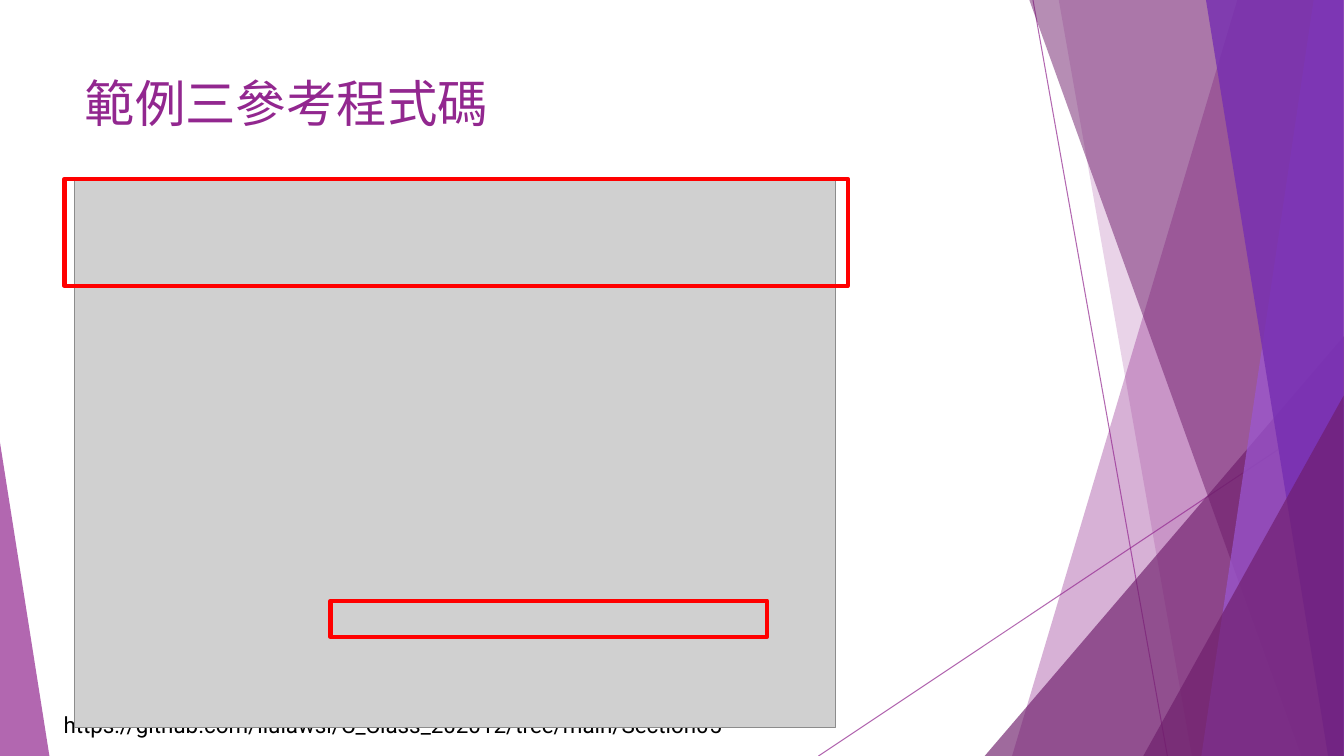
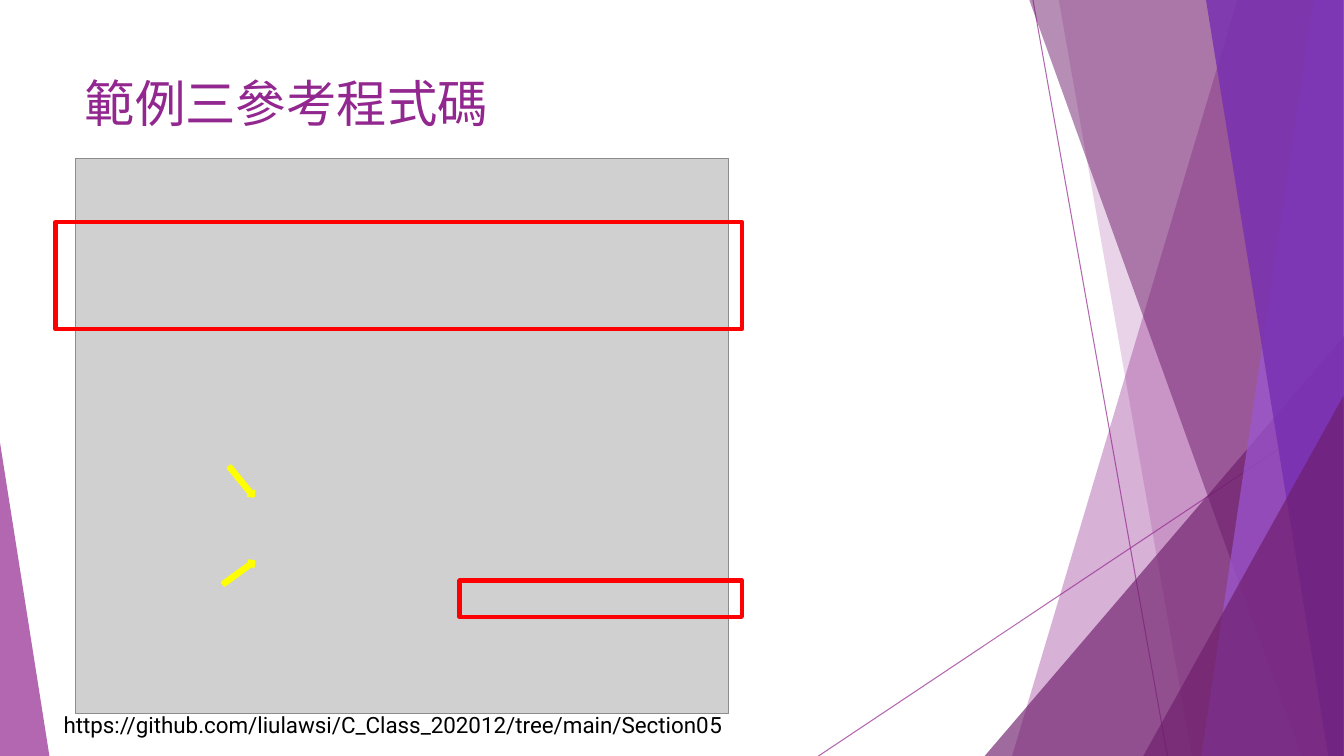
Before and after one commit to liulawsi/My_PPTs, a slide deck: slide 20 of CHING JIAN/C_Class/05函式一定要會的啦.pptx. Drawn at 1344x756 pixels with LibreOffice and Linux fonts; fonts in the diff are those of the drawing; grey boxes stand for pictures. Boxes give left, top, right and bottom in pixels: in the first picture for what was removed or moved away, otherwise in the second. Text is boxed around its words. In the diff, an @@ line names an element or a change of style, - is before the commit and + after.

```diff
--- a/CHING JIAN/C_Class/05函式一定要會的啦.pptx
+++ b/CHING JIAN/C_Class/05函式一定要會的啦.pptx
@@ picture resized from (x1=75, y1=178, x2=836, y2=727) to (x1=76, y1=158, x2=729, y2=714) @@
@@ rectangle resized from (x1=65, y1=178, x2=848, y2=285) to (x1=55, y1=222, x2=742, y2=329) @@
@@ right arrow added at (x1=225, y1=465, x2=257, y2=500), fill #FFFF00, outline #FFFF00 1.5 pt @@
@@ right arrow added at (x1=221, y1=558, x2=257, y2=588), fill #FFFF00, outline #FFFF00 1.5 pt @@
@@ rectangle resized from (x1=331, y1=601, x2=767, y2=637) to (x1=460, y1=581, x2=742, y2=617) @@
```
Also in this commit, not shown: 19 other slides changed, 11 slides removed.
